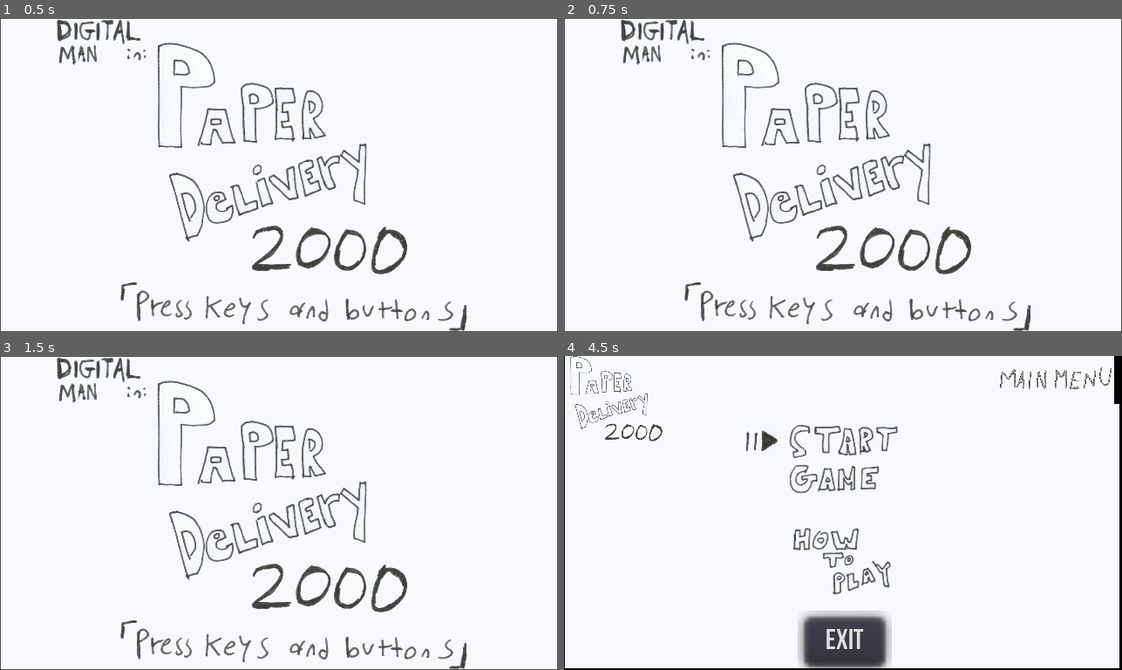
Above: before the commit, frames 1-4 (two rows, left to right).
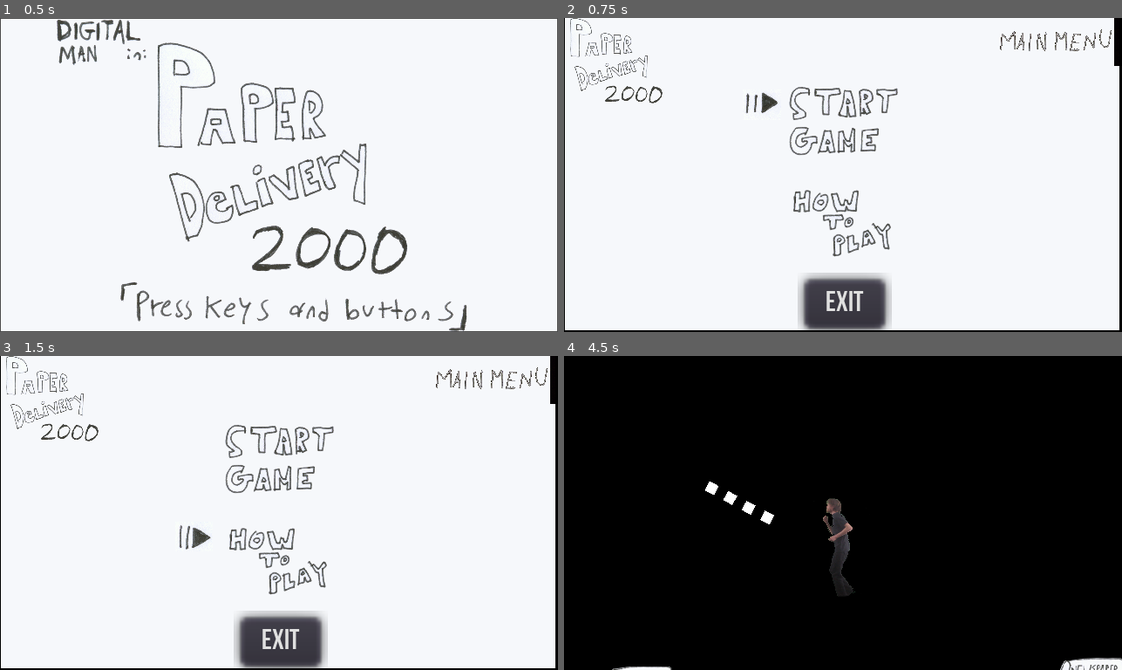
Above: after the commit, the same moments.

Repository: granumignis/PaperDelivery2000
Game: Godot game, scene res://UI/TitleScreen.tscn
Two runs of this game, one before a commit and one after it. Both use one fixed random seed, a clock stepped at 60 frames per second and the inputs below.
Inputs (mouse positions are in pixels of both pictures, inside the frame that each line leads up to):
- Up to frame 1 (0.5 s): no input
- Up to frame 2 (0.75 s): tap Enter (Menu_ChooseOption) at 0.5 s; move the mouse to (965, 159) at 0.52 s; hold Right (ui_right) from 0.53 s (still down)
- Up to frame 3 (1.5 s): tap Space at 1.25 s; move the mouse to (167, 528) at 1.27 s; release Right (ui_right) at 1.28 s; hold Down (ui_down) from 1.28 s (still down)
- Up to frame 4 (4.5 s): tap Enter (Menu_ChooseOption) at 2, 4.15, 4.25 s; move the mouse to (898, 443) at 2.02 s; release Down (ui_down) at 2.03 s; hold Right (ui_right) 2.03-2.78 s; move the mouse to (815, 575) at 2.77 s; hold Up (ui_up) 2.78-3.53 s; tap Space at 3.5 s; move the mouse to (1010, 560) at 3.52 s; hold Left (ui_left) from 3.53 s (still down); move the mouse to (675, 465) at 4.27 s

Frame 1 is identical in both runs. In frame 2, 12% of the frame differs, in the area x 0-100%, y 0-100%; in frame 3, 12%; in frame 4, 98%.

Commit message:
Potporri + Announce 'miss without another delivery in < 5 seconds'

Diff:
--- a/Level00.gd
+++ b/Level00.gd
@@ -73,7 +73,8 @@
 	delivered = 0
 
 func _on_PaperBoy_shot_newspaper(papers_left):
-	var tmpDelivered = delivered
+	var tmpDelivered =  delivered
+	print ("papers_left: " + str(papers_left) + " " + "tmpDelivered" + " " + str(tmpDelivered))
 	yield(get_tree().create_timer(5), "timeout")
 	if delivered == tmpDelivered:
 		PaperBoy.CANSHOOT = false
@@ -81,8 +82,10 @@
 		update_score_data()
 		JumboTron.setJumboTronMessage("MISSED A MAILBOX")
 		yield(get_tree().create_timer(3), "timeout")
-		#JumboTron.setJumboTronMessage("MISSION FAILURE")
-		#yield(get_tree().create_timer(4), "timeout")
+		JumboTron.setJumboTronMessage("AND DIDN'T DELIVER")
+		yield(get_tree().create_timer(3), "timeout")
+		JumboTron.setJumboTronMessage("ANOTHER IN < 5 SECS")
+		yield(get_tree().create_timer(3), "timeout")
 		JumboTron.setJumboTronMessage("GAME OVER")
 		yield(get_tree().create_timer(4), "timeout")
 		get_tree().change_scene("res://UI/MainMenu.tscn")
--- a/Objects/Depreciated/Newspaper.tscn
+++ b/Objects/Depreciated/Newspaper.tscn
@@ -1,6 +1,7 @@
-[gd_scene load_steps=3 format=2]
+[gd_scene load_steps=4 format=2]
 
 [ext_resource path="res://Art/paper.png" type="Texture" id=1]
+[ext_resource path="res://Art/High-Resolution/newspaper.png" type="Texture" id=2]
 
 [sub_resource type="Animation" id=1]
 resource_name = "Thrown"
@@ -22,11 +23,16 @@
 }
 
 [node name="Newspaper" type="Node2D"]
-script = null
 
 [node name="Sprite" type="Sprite" parent="."]
+visible = false
 position = Vector2( 0, -1 )
 texture = ExtResource( 1 )
+
+[node name="newspaper" type="Sprite" parent="."]
+position = Vector2( 0, -0.513865 )
+scale = Vector2( 0.004, 0.004 )
+texture = ExtResource( 2 )
 
 [node name="VisibilityNotifier2D" type="VisibilityNotifier2D" parent="."]
 position = Vector2( 0, -0.5 )
--- a/UI/MainMenu.gd
+++ b/UI/MainMenu.gd
@@ -39,7 +39,7 @@
 			highlightMenuItem(selectedMenuItem)
 	if Input.is_action_just_pressed("Menu_ChooseOption"):
 		if selectedMenuItem == 0:
-			yield(get_tree().create_timer(1), "timeout")
+			yield(get_tree().create_timer(.1), "timeout")
 			get_tree().change_scene("res://Level00.tscn")
 		if selectedMenuItem == 1:
 			pass
--- a/UI/TitleScreen.gd
+++ b/UI/TitleScreen.gd
@@ -6,6 +6,6 @@
 
 func _process(delta):
 	if Input.is_action_pressed("ui_accept"):
-		yield(get_tree().create_timer(2), "timeout")
+		yield(get_tree().create_timer(.1), "timeout")
 		get_tree().change_scene("res://UI/MainMenu.tscn")
 	print("Processing")
